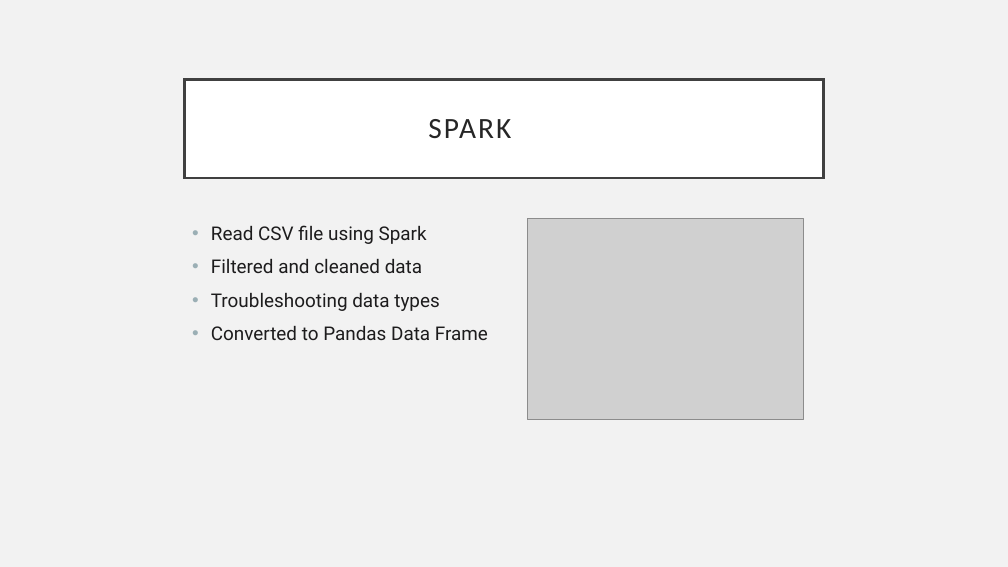
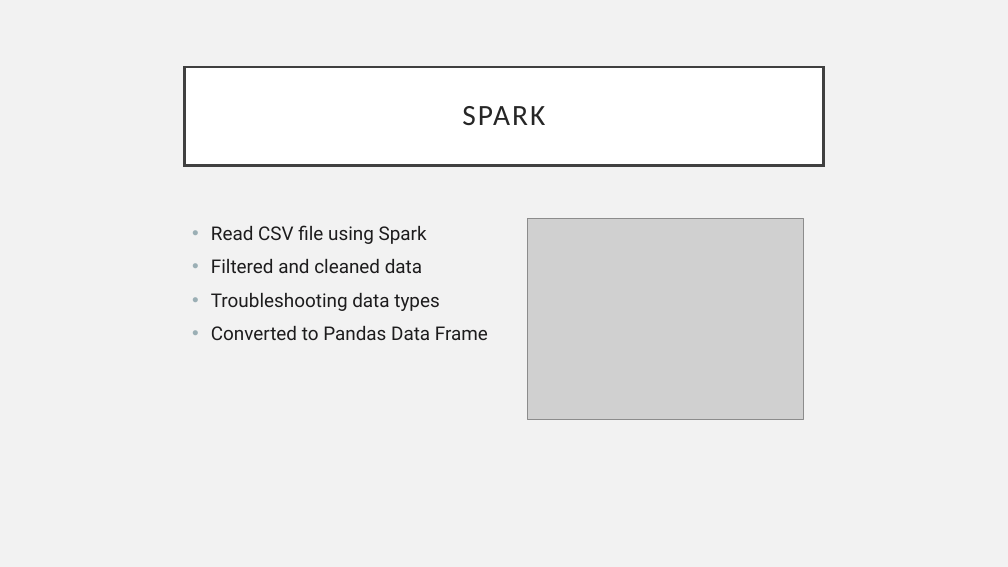
Before and after one commit to saganaga/Obesity-Prediction-Model, a slide deck: slide 5 of ObesityRiskFactors.pptx. Drawn at 1008x567 pixels with LibreOffice and Linux fonts; fonts in the diff are those of the drawing; grey boxes stand for pictures. Boxes give left, top, right and bottom in pixels: in the first picture for what was removed or moved away, otherwise in the second. Text is boxed around its words. In the diff, an @@ line names an element or a change of style, - is before the commit and + after.

```diff
--- a/ObesityRiskFactors.pptx
+++ b/ObesityRiskFactors.pptx
@@ title "SPARK": place and size @@
-title "SPARK" at box(185, 79, 823, 178)
+title "SPARK" at box(185, 67, 823, 166)
```
Also in this commit, not shown: 5 other slides changed.
